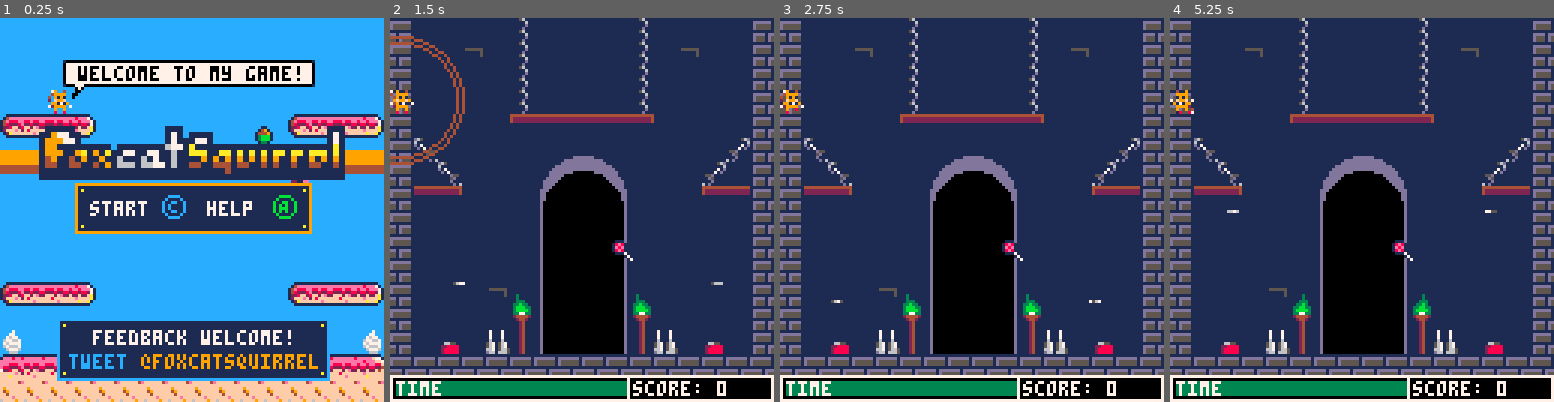
Above: before the commit, frames 1-4 (left to right).
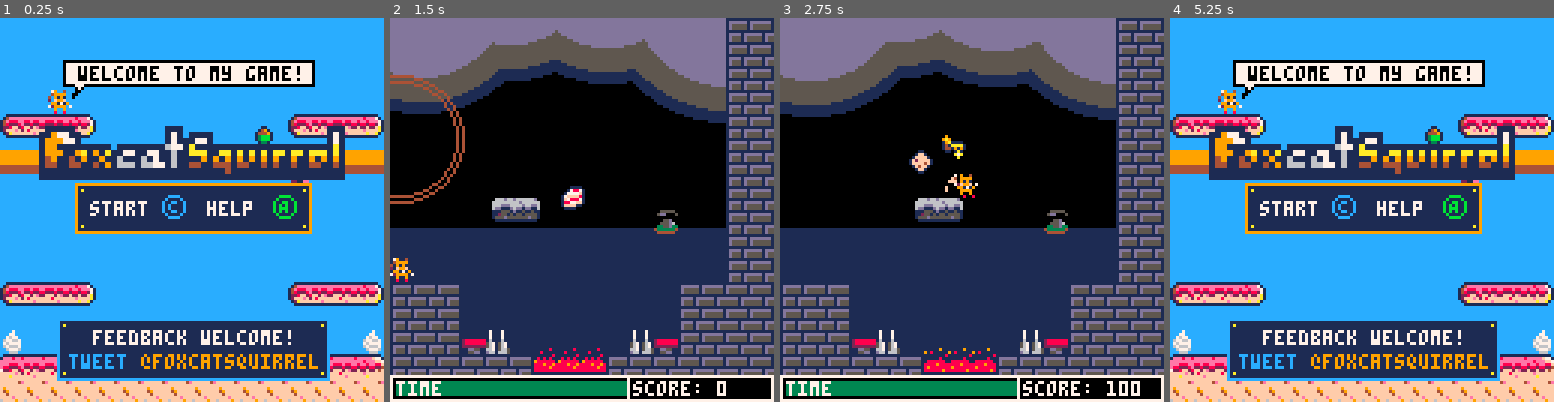
Above: after the commit, the same moments.

Repository: daddynewts/foxcatsquirrel
Game: PICO-8 cartridge foxcatsquirrel.p8
Two runs of this game, one before a commit and one after it. Both use one fixed random seed, a clock stepped at 60 frames per second and the inputs below.
Inputs:
- Up to frame 1 (0.25 s): no input
- Up to frame 2 (1.5 s): tap X (X key) at 0.33, 1.07 s; tap O (Z key) at 0.7 s
- Up to frame 3 (2.75 s): hold Right 1.6-2.1 s; tap O (Z key) at 1.7, 2.1, 2.5 s; tap X (X key) at 1.85 s; hold Right from 2.47 s (still down)
- Up to frame 4 (5.25 s): tap O (Z key) every 0.4 s from 2.9 to 4.9 s; tap X (X key) at 2.97, 4.08, 5.2 s; release Right at 3.03 s; hold Left 3.08-3.58 s; hold Down 3.63-3.97 s; hold Right 4.02-4.68 s; hold Left from 5.08 s (still down)

The runs differ from the first frame. In frame 1, less than 0.1% of the frame differs, in the area x 16-83%, y 10-18%; in frame 2, 61%; in frame 3, 61%; in frame 4, 86%, in the area x 0-100%, y 0-100%.

Commit message:
More music
And changed the castle interior to be more regal

Diff:
--- a/foxcatsquirrel.p8
+++ b/foxcatsquirrel.p8
@@ -8,10 +8,10 @@
 
 function _init()
 
- level=3 -- def 0, playground 5
+ level=2 -- def 0, playground 5
  count=0
  points=0
- addfood=1 -- 7 for instant enemy on l1
+ addfood=10 -- 7 for instant enemy on l1
  is_shockwave=false
 
  init_times()
@@ -22,7 +22,7 @@
  ghostapproach=0
 
  -- sfx
- intro_jingle = 6
+ intro_jingle = 4
  eat_sfx = {14,9}
  death_sfx = 1
  jump_sfx = 0
@@ -37,9 +37,9 @@
 
  -- music
  music_level1 = 0
- music_level2 = 4
+ music_level2 = 11
  music_level3 = 7
- music_level4 = 11
+ music_level4 = 6
 
 function rndb(low,high)
  return flr(rnd(high-low+1)+low)
@@ -59,14 +59,14 @@
  shockwave_colours = {10,9,8,4,6}
 
  draught={
-  x=402,
+  x=410,
   y=100,
  }
 
  fire={
-  x1=424,
-  x2=464,
-  y=92,
+  x1=392,
+  x2=496,
+  y=69,
   sp=195,
  }
 
@@ -1249,7 +1250,7 @@
  -- castle inside
  if level==3 then
   pal()
-  sky.colour=1
+  sky.colour=5
   -- door
   circ(cam_x+64,64,14,13)
   circfill(cam_x+64,60,14,13)
@@ -1275,10 +1276,10 @@
   pset(draught.x+3,draught.y,rnd(3)+5)
 
   -- right draught
-  pset(draught.x+86,draught.y,rnd(3)+5)
-  pset(draught.x+87,draught.y,rnd(3)+5)
-  pset(draught.x+88,draught.y,rnd(3)+5)
-  pset(draught.x+89,draught.y,rnd(3)+5)
+  pset(draught.x+72,draught.y,rnd(3)+5)
+  pset(draught.x+73,draught.y,rnd(3)+5)
+  pset(draught.x+74,draught.y,rnd(3)+5)
+  pset(draught.x+75,draught.y,rnd(3)+5)
  end
 
  -- brazier
@@ -1991,22 +1992,22 @@
 000000000000000000000000000000000055dd0022222222413b41440228888000000000000000000b3bbb00b00b00b00bbbbbbb000171000600001111000060
 0000000000000000000000000000000000dd550000dd55004413b4140288888000000000000000000bbb0000000b0000bbbbbb4b000171000600000000000060
 000000000000000000000000000000000055dd000055dd0011113bb10288888000000000000000000b000000000b0000bb4bb4bb001710000d000000000000d0
-111111111111111111111111000000008888777700000000000000000000000000111111111111111111110000111111001000001000070000700c0000000c00
-1dddddd1ddddddd1ddddddd10000000088887777000000000000000000000000014eeeeeeeeeeeeee8eee710012eeefe00000000007000000c000000c0700000
-1d555551d5555551d5555551000000008888777700000000000000000000000014e888ee88e88ee8ee8eee7112eeeeee00000700000000700000000700000007
-1d555551d5555551d555555100000000888877770000000000000000000000001482228e228228828828827112e888ee07000000070707000070000000000700
-11111111111111111111111100000000888877770000000000000000000000001228ff28ff2fe22f22f22fa11282228e00707070c77777700777070007777770
-1dddd1dddddd1ddddd1dddd1000000008888777700000000000000000000000012fffef2f8fffffffeffffa1142ffe2807777777777c77c7c77777c07777c777
-1d5551d555551d55551d55510000000088887777000000000000000000000000012afffffffeffffffaffa101ffafff27c77c7c777777c77777777777c777777
-1d5551d555551d55551d555100000000800870070000000000000000000000000011111111111111111111001fffffff77c77c77777777777c777777777777c7
-4444444444444444000000000005600007000700566666660000056dd650000000000400099009900b330b300000004200100000100008000080090000000900
-222222244222222200000000001006000700070056665666000010066001000000000040940f9049b22b32230000449400000000008000000900000090800000
-22222224422222220555555000100d0007000700076507650000170dd0710000000000a9f009900908b288200004090200000800000000800000000800000008
+11111111111111111111111188887777888877770099aa00000000000000000000111111111111111111110000111111001000001000070000700c0000000c00
+1dddddd1ddddddd1ddddddd18888777788887777091dc7a00000000000000000014eeeeeeeeeeeeee8eee710012eeefe00000000007000000c000000c0700000
+1d555551d5555551d5555551888877778888777709d17ca0000000000000000014e888ee88e88ee8ee8eee7112eeeeee00000700000000700000000700000007
+1d555551d5555551d555555188887777a888777a091dc7a000000000000000001482228e228228828828827112e888ee07000000070707000070000000000700
+111111111111111111111111888877779a8877a909d17ca000000000000000001228ff28ff2fe22f22f22fa11282228e00707070c77777700777070007777770
+1dddd1dddddd1ddddd1dddd18888777709a87a90091dc7a0000000000000000012fffef2f8fffffffeffffa1142ffe2807777777777c77c7c77777c07777c777
+1d5551d555551d55551d555188887777009aa9000091ca000000000000000000012afffffffeffffffaffa101ffafff27c77c7c777777c77777777777c777777
+1d5551d555551d55551d555188887777000990000009900000000000000000000011111111111111111111001fffffff77c77c77777777777c777777777777c7
+4444444444444444000000000005700007000700566666660000056dd650000000000400099009900b330b300000004200100000100008000080090000000900
+222222244222222200000000001007000700070056665666000010066001000000000040940f9049b22b32230000449400000000008000000900000090800000
+22222224422222220555555000100d0007000700076507650000170dd0610000000000a9f009900908b288200004090200000800000000800000000800000008
 1111111111111111000000500001d0000600060007650765000071d00d170000000004aa9049940f283882820240090008000000080808000080000000000800
-000000000000000000000050000560005670567007650765055d00000000d550094049aa94900949288828222822088000808080988888800888080008888880
-00000000000000000111110000100600567056700070007010d5000000005d014aa99aa90f0000f0028222202222878808888888888988989888889088889888
+000000000000000000000050000570005670567007650765055d00000000d550094049aa94900949288828222822088000808080988888800888080008888880
+00000000000000000111110000100700567056700070007010d5000000005d014aa99aa90f0000f0028222202222878808888888888988989888889088889888
 00000000000000000000000000100d006670566500700070100d00000000d00109aaaaa049400494002822000220888889889898888889888888888889888888
-0000000000000000000000000001d000d66166650070007061d0000000000d16009aa900909f9909000220000000088088988988888888888988888888888898
+0000000000000000000000000001d000d66166650070007071d0000000000d17009aa900909f9909000220000000088088988988888888888988888888888898
 6767676733333333000000000000000000111100000000000122244000000000000000000000000000000000000000000666d66d666666d6666666d000000000
 d6d6d6d6233232330004400000000444018333100000000001122240000000000000000000000000000000000000000066666666666666666d66666600000000
 5d5d5d5d2222222300422400dd0022221333338100003000012224400000000000000000000000000000000000000000666ddd66dd6dd66d66d66dd600000000
@@ -2218,23 +2219,23 @@
 
 
 __gff__
-0000000000000000000000002323000003030303000000000300000000000000010100010101000707000000000000000303000012930140400000000000101083838303030101010101010300000000010100002323000023000000000000000303030301000000200000000303030000000302010101000000000000130000
+0000000000000000000000002323000003030303000000000300000000000000010100010101000707000000000000000303000012930140400000000000101083838300000000000101010300000000010100002323000023000000000000000303030301000000200000000303030000000302010101000000000000130000
 0000000000000000000000000000000000000000000000000000000000000000000000000000000000000000000000000000000000000000000000000000000000000000000001010100010101000000030303000100000300000100000000000003000003000083830000000000000003030300000000000000000000000000
 __map__
-0000000000000000000000000000000000000026000000002600003a00002600000000000000000000000000000040414200000000530000000053000000004000000000000000000000000000000000d70000000000002600000000000000410000000000000000000000000000000000000000000000000000000000000000
-000000000000000000000000000000000000000000000000262b000000002600000000000000000000000000000040414200005200530000000053005200004000000000000000000000000000000000d70000000000002600000000000000410000000000000000000000000000000000000000000000000000000000000000
-0000000000000000000000000000000000002b00000000002600000000002b0000000000000000000000000000004041420000000053000000005300000000400000000000c6e80000e7c80000000000000000000000002600000000000000410000000000000000000000000000000000000000000000000000000000000000
-000000000000000000000000000000003a0000000000000026000000000000000000000000000000000000000000404142000000005300000000530000000040000000000000d70000d7000000000000000000000000002600000000000000410000000000000000000000000000000000000000000000000000000000000000
-4849494a00000000000000004849494a000024250000000026000000000000000000000000000000000000000000404142000000005176767676500000000040c7c800000000d70000d700000000c6c7c70000000000002600000000000000410000000000000000000000000000000000000000000000000000000000000000
+0000000000000000000000000000000000000026000000002600003a00002600000000000000000000000000000040414200004300530000000053004300004000000000000000000000000000000000d70000000000002600000000000000410000000000000000000000000000000000000000000000000000000000000000
+000000000000000000000000000000000000000000000000262b000000002600000000000000000000000000000040414200004300530000000053004300004000000000000000000000000000000000d70000000000002600000000000000410000000000000000000000000000000000000000000000000000000000000000
+0000000000000000000000000000000000002b00000000002600000000002b0000000000000000000000000000004041420000430053000000005300430000400000000000c6e80000e7c80000000000000000000000002600000000000000410000000000000000000000000000000000000000000000000000000000000000
+000000000000000000000000000000003a0000000000000026000000000000000000000000000000000000000000404142000043005300000000530043000040000000000000d70000d7000000000000000000000000002600000000000000410000000000000000000000000000000000000000000000000000000000000000
+4849494a00000000000000004849494a000024250000000026000000000000000000000000000000000000000000404142000044005176767676500044000040c7c800000000d70000d700000000c6c7c70000000000002600000000000000410000000000000000000000000000000000000000000000000000000000000000
 00000000000000000000000000000000000000000000002436250000000000240000000000000000000000000000404142570000000000000000000000005640000000000000d70000d7000000000000d70000000000002600000000000000410000000000000000000000000000000000000000000000000000000000000000
 000000000000000000000000c90000000000000000000000000000000000000000000000000000000000000000004041420057000000000000000000005600400000000000c6e80000e7c80000000000d70000000000002600000000000000410000000000000000000000000000000000000000000000000000000000000000
 00000000000000000000000000000000000000000000000000000000000000000000000000000000000000000000404142765000000000000000000000517640000000000000d70000d7000000000000d700cacaca000026000000000000004100000000000000000000000000000000002b0000000000002b00000000002b00
 00000000000000000000000000000000242323250000000000000000000000000000000000000000000000c20000404142000000000000000000000000000040c7c7c8000000d70000d7000000000000d70000000000002600000000000000410000000000000000000000000000000000000000000000000000000000000000
-00000000000000000000000000000000000000000000000000000000000000000000000000000000000000000000404142000000000000000000000000000040000000000000d70000d700000000c6c7c73500000000000000000000000000410000000000000000000000000000000000000000000000000000000000000000
-000000000000000000000000000000000000000000000000000000000000000000000000000000000000000000004041420038000000000000000000003800400000000000c6e80000e7c80000000000d700000000000000000000000000004100000000000000000000000000000000000000002b0000000000002b00000000
-4849494a00000000000000004849494a00000000000024363625000000000024404142000000000000000000404141414200380052000000000000000038004000000000000000000000000000000000d70000000000000000000000000000410000000000000000000000000000000000000000000000000000000000000000
-0000000000000000000000000000000000000000000000000000000000000000404142000000000000000000404141414200380000670000000067000038004000000000000000000000000000000000d70000000000000000000000000000410000000000000000000000000000000000000000000000000000000000000000
-d40000000000000000000000000000d400290000540000003c3b000000003c00404142355400000000005435404141414200370054770000000077540037004035000000000000000000000000000035413500000000003500000000000000410000000000000000000000000000000000000000000000000000000000000000
+00000000000000000000000000000000000000000000000000000000000000000000000000000000000000000000404142670000000000000000000000006740000000000000d70000d700000000c6c7c73500000000000000000000000000410000000000000000000000000000000000000000000000000000000000000000
+000000000000000000000000000000000000000000000000000000000000000000000000000000000000000000004041425038384500000000000045380051400000000000c6e80000e7c80000000000d700000000000000000000000000004100000000000000000000000000000000000000002b0000000000002b00000000
+4849494a00000000000000004849494a00000000000024363625000000000024404142000000000000000000404141414200003800000000000000003800004000000000000000000000000000000000d70000000000000000000000000000410000000000000000000000000000000000000000000000000000000000000000
+0000000000000000000000000000000000000000000000000000000000000000404142000000000000000000404141414200003800000000000000003800004000000000000000000000000000000000d70000000000000000000000000000410000000000000000000000000000000000000000000000000000000000000000
+d40000000000000000000000000000d400290000540000003c3b000000003c00404142355400000000005435404141414200003700540000000054003700004035000000000000000000000000000035413500000000003500000000000000410000000000000000000000000000000000000000000000000000000000000000
 d0d1d1d1d1d1d1d1d1d1d1d1d1d1d1d2101210121210101210121212101210124041414141420000004041414141414141414141414141414141414141414141c6c7c80000c6c7c7c7c7c80000c6c7c8421212121212121212121212121212416161616161616161616161616161616127272727272727272727272727272727
 d3d3d3d3d3d3d3d3d3d3d3d3d3d3d3d313131313131313131313131313131313000000000000000000000000000000000000000000000000000000000000000000000000000000000000000000000000003333333333333333333333333333330000000000000000000000000000000000000000000000000000000000000000
 
Not shown, changed: the music (__music__) section of foxcatsquirrel.p8
Not shown, changed: the sound effects (__sfx__) section of foxcatsquirrel.p8
